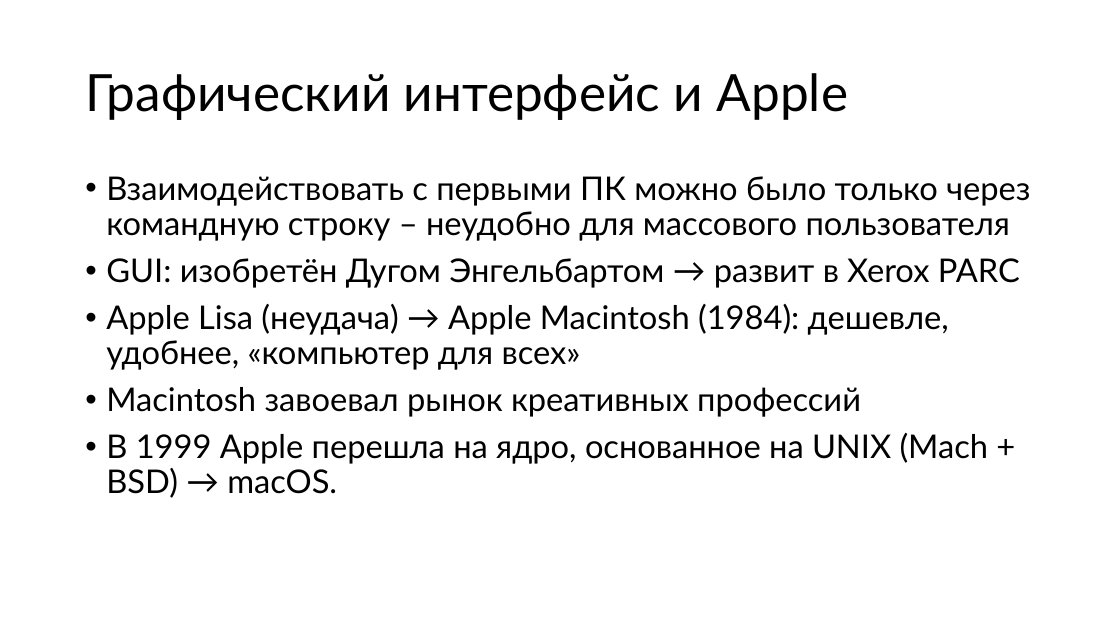
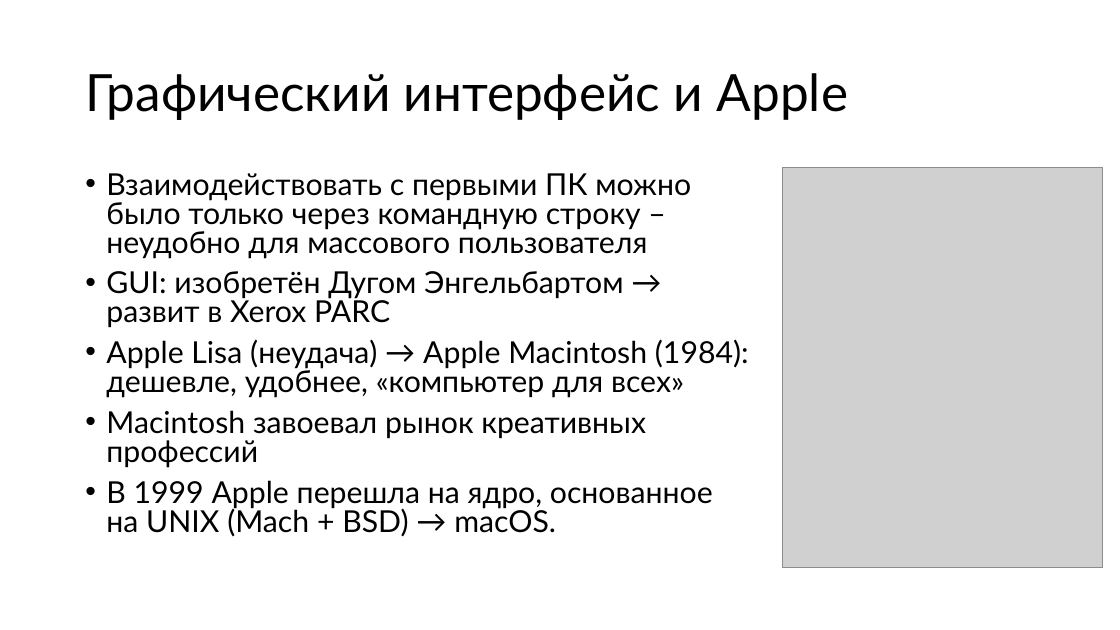
Before and after one commit to alexey-malov/os-course, a slide deck: slide 26 of lectures/01/Введение в ОС.pptx. Drawn at 1120x630 pixels with LibreOffice and Linux fonts; fonts in the diff are those of the drawing; grey boxes stand for pictures. Boxes give left, top, right and bottom in pixels: in the first picture for what was removed or moved away, otherwise in the second. Text is boxed around its words. In the diff, an @@ line names an element or a change of style, - is before the commit and + after.

```diff
--- a/lectures/01/Введение в ОС.pptx
+++ b/lectures/01/Введение в ОС.pptx
@@ text "Взаимодействовать с первыми ПК можно ..." at (106,173,749,536): size 28 to 25.9 pt; line spacing 0.9 to 0.8 @@
@@ picture added at (783,168,1103,568) @@
```
Also in this commit, not shown: 17 other slides changed, 1 slide added.
